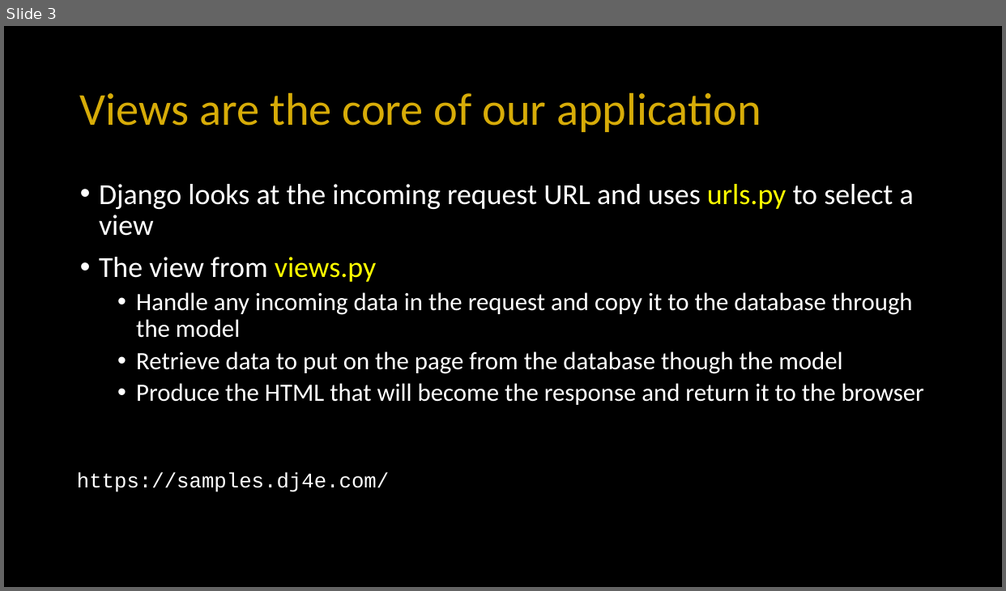
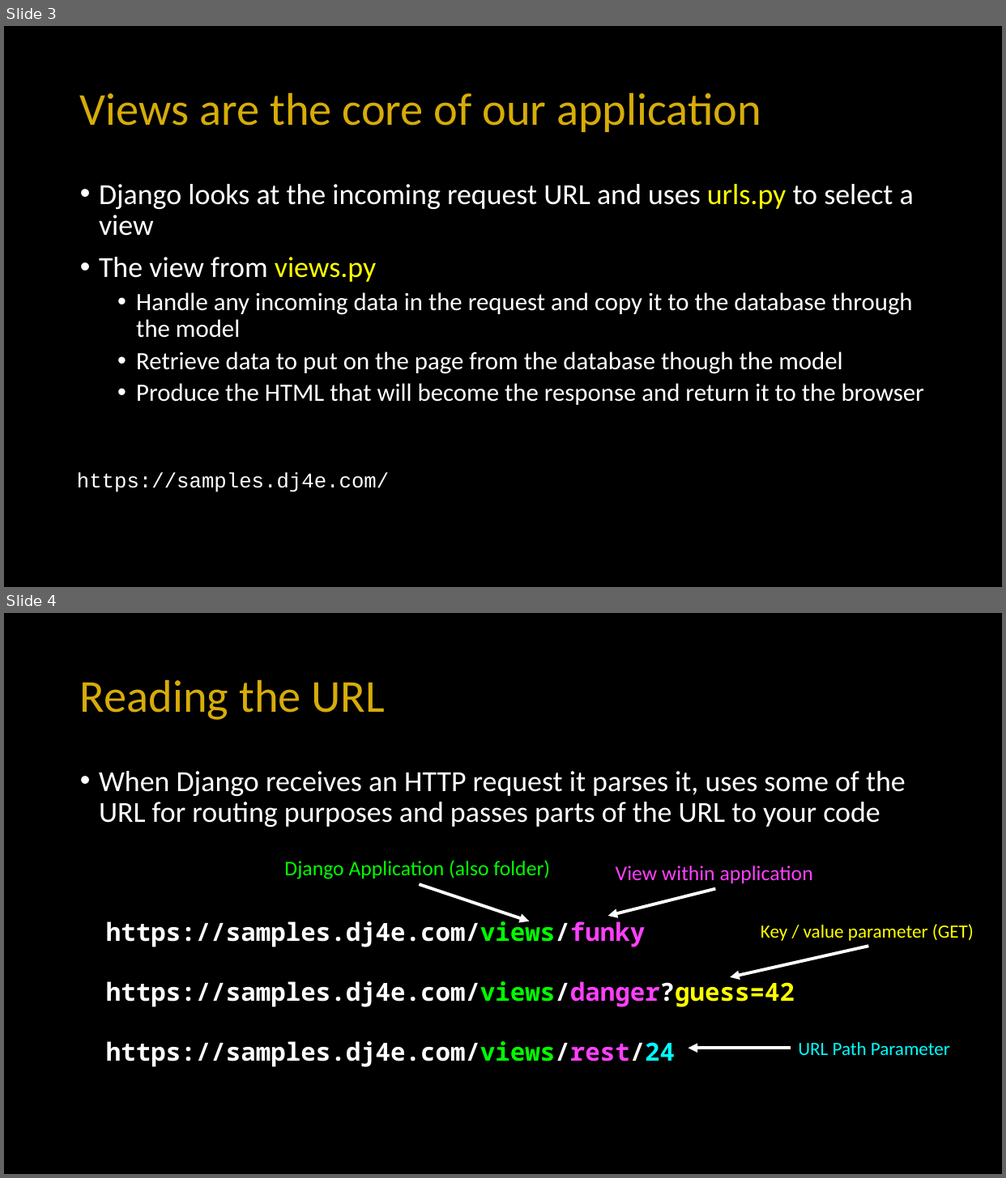
Before and after one commit to csev/dj4e, a slide deck: lectures/DJ-06-Views-Templates.pptx. Shown one above the other, each under a label of ours: slide 3 before the commit, slides 3 and 4 after it. The pictures are 1006x591 and 1006x1178 pixels, drawn with LibreOffice and Linux fonts; fonts in the diff are those of the drawing. Boxes give left, top, right and bottom in pixels: in the first picture for what was removed or moved away, otherwise in the second. Text is boxed around its words. In the diff, an @@ line names an element or a change of style, - is before the commit and + after.

Commit message:
Make space for generic views

```diff
--- a/lectures/DJ-06-Views-Templates.pptx
+++ b/lectures/DJ-06-Views-Templates.pptx
@@ slide 4 added at <box>4,613,1002,1174</box>, background #000000 @@
@@ title added at <box>80,679,386,720</box>, 44 pt, text #D7AC08 @@
+Reading the URL
@@ text added at <box>99,771,906,827</box>, 28 pt, text #FFFFFF @@
+• When Django receives an HTTP request it parses it, uses some of the URL for routing purposes and passes parts of the URL to your code
@@ text added at <box>284,860,550,879</box>, 20 pt, text #00FF00 @@
+Django Application (also folder)
@@ text added at <box>616,866,813,884</box>, 20 pt, text #FF40FF @@
+View within application
@@ arrow added from (420, 884) to (530, 922), #FFFFFF 3 pt @@
@@ arrow added from (716, 889) to (608, 916), #FFFFFF 3 pt @@
@@ text added at <box>106,918,795,1067</box>, 24 pt, text #FFFFFF, bold @@
+https://samples.dj4e.com/views/funky
+https://samples.dj4e.com/views/danger?guess=42
+https://samples.dj4e.com/views/rest/24
@@ text added at <box>761,924,974,941</box>, 18 pt, text #FFFF00 @@
+Key / value parameter (GET)
@@ arrow added from (868, 946) to (731, 977), #FFFFFF 3 pt @@
@@ arrow added from (791, 1048) to (688, 1048), #FFFFFF 3 pt @@
@@ text added at <box>798,1042,950,1055</box>, 18 pt, text #00FDFF @@
+URL Path Parameter
```
Also in this commit, not shown: 5 slides changed, 14 other slides added, 25 other files.
